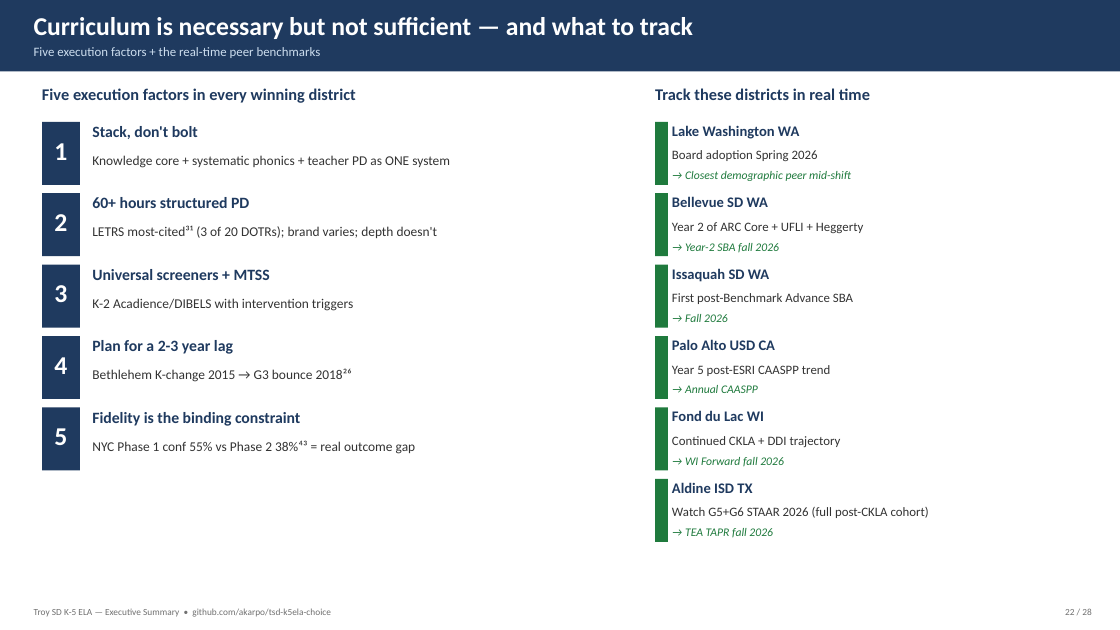
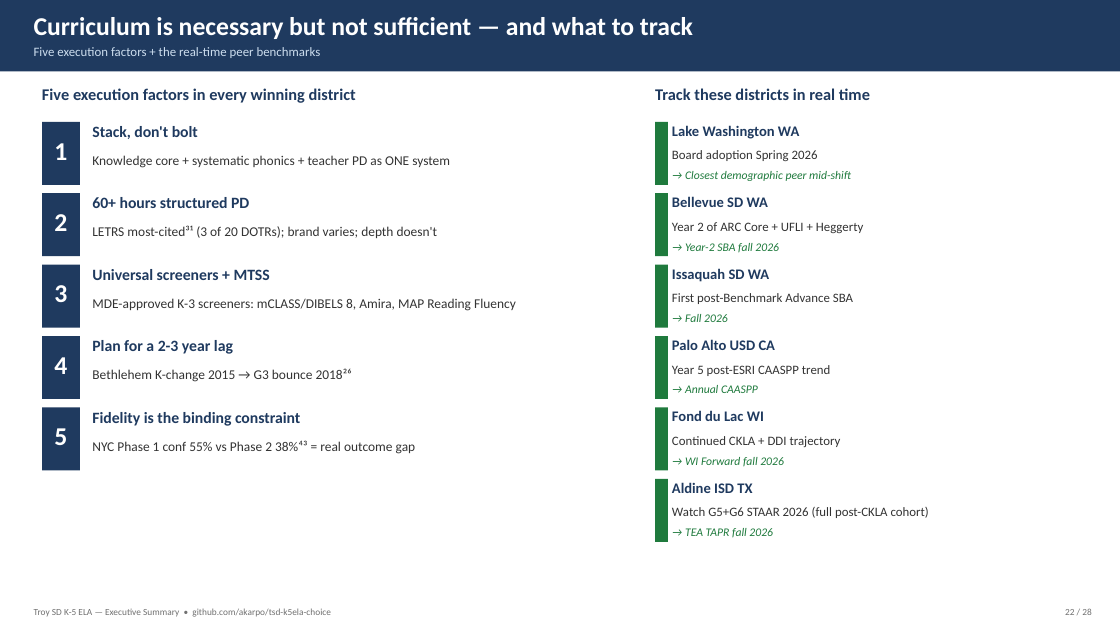
Before and after one commit to akarpo/tsd-k5ela-choice, a slide deck: slide 21 of analysis/Troy_K5_ELA_Executive_Summary.pptx. Drawn at 1120x630 pixels with LibreOffice and Linux fonts; fonts in the diff are those of the drawing. Boxes give left, top, right and bottom in pixels: in the first picture for what was removed or moved away, otherwise in the second. Text is boxed around its words. In the diff, an @@ line names an element or a change of style, - is before the commit and + after.

```diff
--- a/analysis/Troy_K5_ELA_Executive_Summary.pptx
+++ b/analysis/Troy_K5_ELA_Executive_Summary.pptx
@@ text at <box>92,298,516,311</box>: text changed @@
-K-2 Acadience/DIBELS with intervention triggers
+MDE-approved K-3 screeners: mCLASS/DIBELS 8, Amira, MAP Reading Fluency
```
Also in this commit, not shown: 30 other files.
